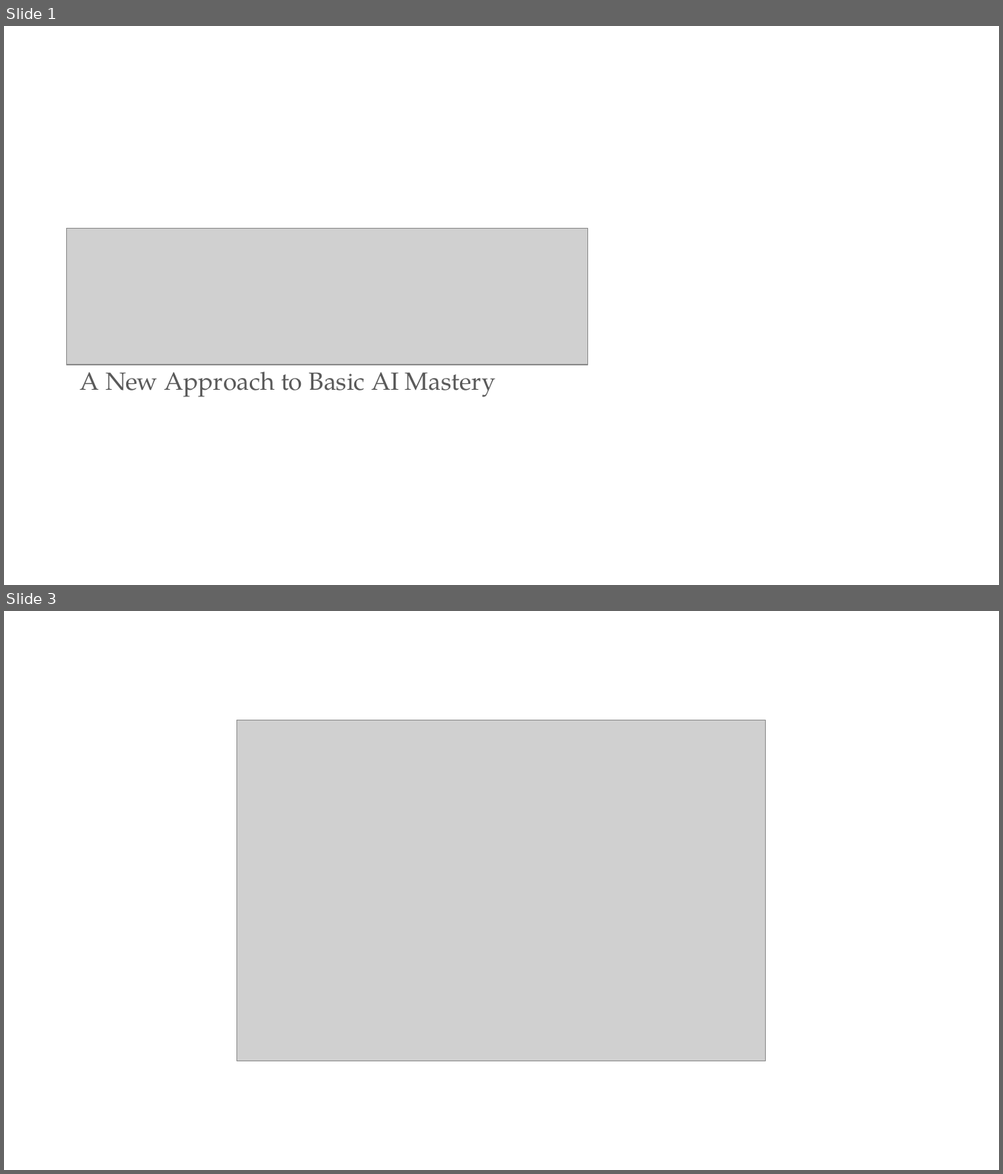
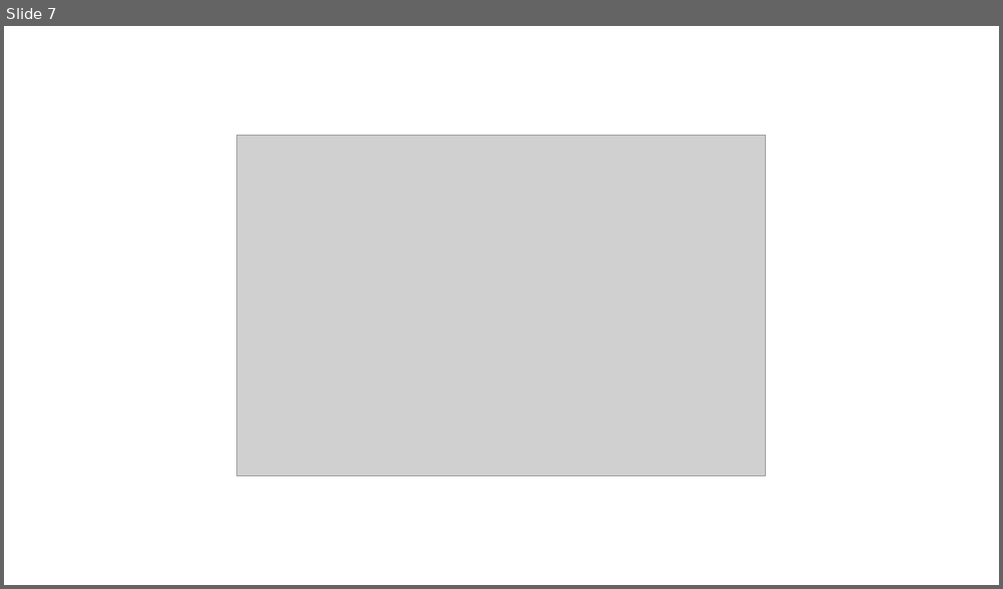
Before and after one commit to PracticumAI-Test/practicum, a slide deck: ai_workshop_presentation.pptx. Shown one above the other, each under a label of ours: slides 1 and 3 before the commit, slide 7 after it; the slides between them are not shown. The pictures are 1003x1174 and 1003x589 pixels, drawn with LibreOffice and Linux fonts; fonts in the diff are those of the drawing; grey boxes stand for pictures. Boxes give left, top, right and bottom in pixels: in the first picture for what was removed or moved away, otherwise in the second. Text is boxed around its words. In the diff, an @@ line names an element or a change of style, - is before the commit and + after.

```diff
--- a/ai_workshop_presentation.pptx
+++ b/ai_workshop_presentation.pptx
@@ slide 1 removed at (4, 26, 999, 585), background #FFFFFF @@
@@ picture removed at (66, 228, 587, 365) @@
@@ text removed at (80, 363, 495, 397) @@
-A New Approach to Basic AI Mastery
@@ what was slide 3 is now slide 7 @@
```
Also in this commit, not shown: 2 slides changed, 12 slides added, 6 other slides removed.
